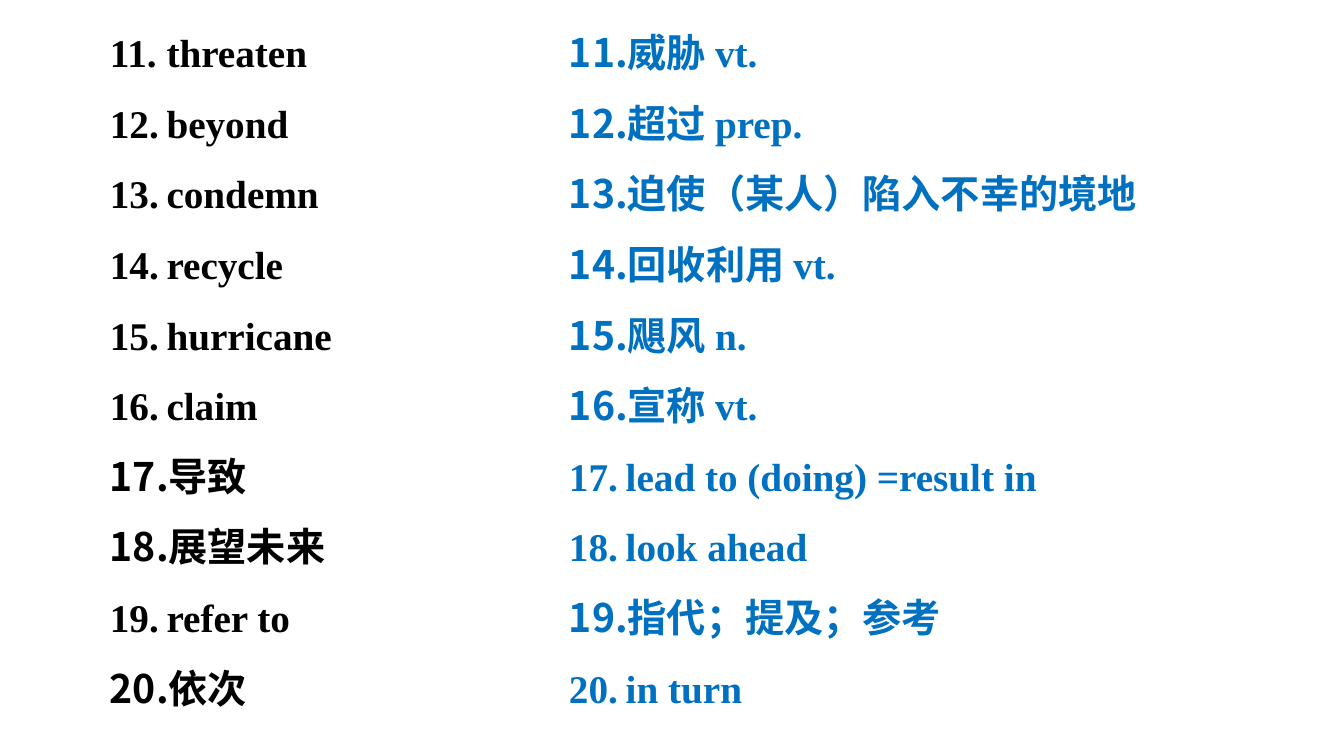
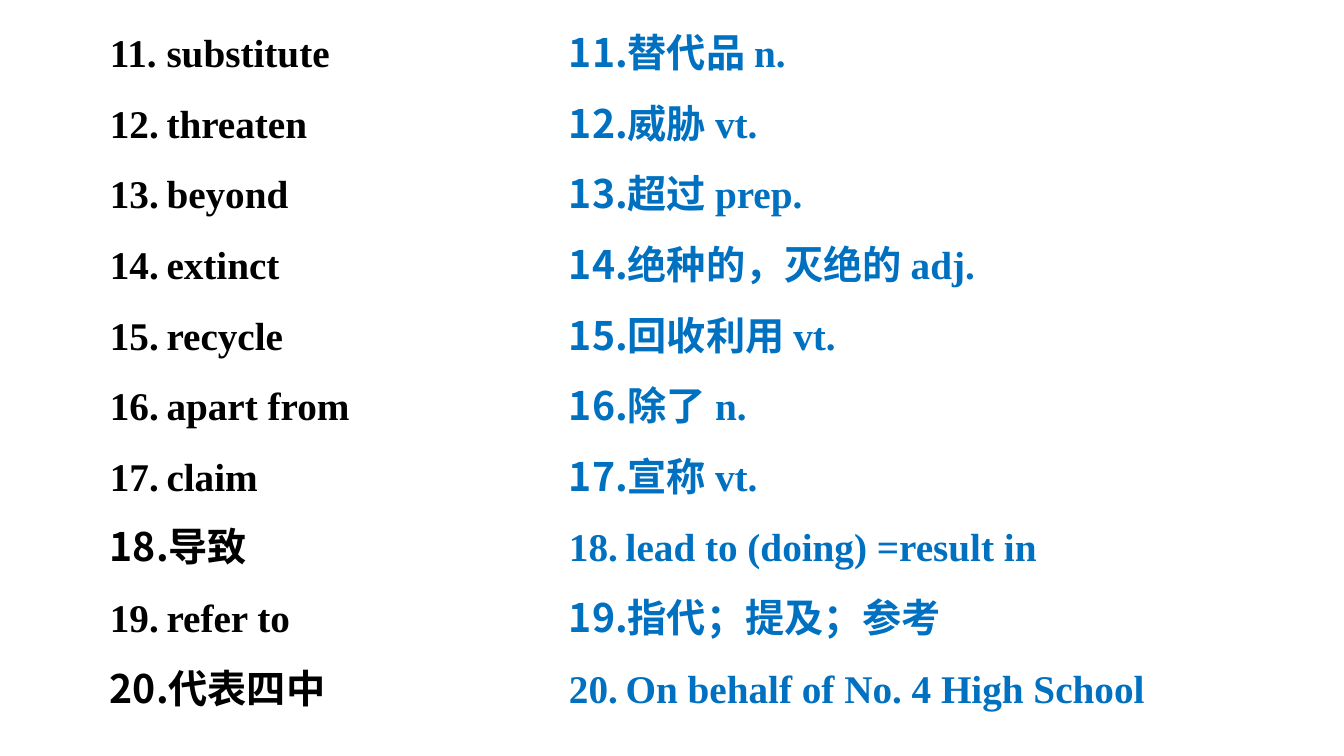
Before and after one commit to ZogeMung/class10, a slide deck: slide 5 of yingyu/U22.pptx. Drawn at 1344x756 pixels with LibreOffice and Linux fonts; fonts in the diff are those of the drawing; background and template pictures are left out. Boxes give left, top, right and bottom in pixels: in the first picture for what was removed or moved away, otherwise in the second. Text is boxed around its words. In the diff, an @@ line names an element or a change of style, - is before the commit and + after.

```diff
--- a/yingyu/U22.pptx
+++ b/yingyu/U22.pptx
@@ text at (x1=167, y1=39, x2=330, y2=68): paragraph added @@
+11. substitute
@@ text at (x1=569, y1=33, x2=786, y2=71): paragraph added @@
+11. 替代品 n.
@@ text at (x1=167, y1=252, x2=280, y2=280): text changed @@
-13. condemn
+14. extinct
@@ text at (x1=569, y1=245, x2=975, y2=287): text changed @@
-13. 迫使（某人）陷入不幸的境地
+14. 绝种的，灭绝的 adj.
@@ text at (x1=569, y1=386, x2=747, y2=424): text changed @@
-15. 飓风 n.
+16. 除了 n.
@@ text at (x1=167, y1=392, x2=350, y2=428): text changed @@
-15. hurricane
+16. apart from
@@ text at (x1=110, y1=527, x2=325, y2=565): paragraph removed @@
-18. 展望未来
@@ text at (x1=626, y1=533, x2=807, y2=562): paragraph removed @@
-18. look ahead
@@ text at (x1=110, y1=669, x2=325, y2=707): text changed @@
-20. 依次
+20. 代表四中
@@ text at (x1=626, y1=675, x2=1144, y2=710): text changed @@
-20. in turn
+20. On behalf of No. 4 High School
```
Also in this commit, not shown: 3 other slides changed, 1 slide added, 1 slide removed, 2 other files.
